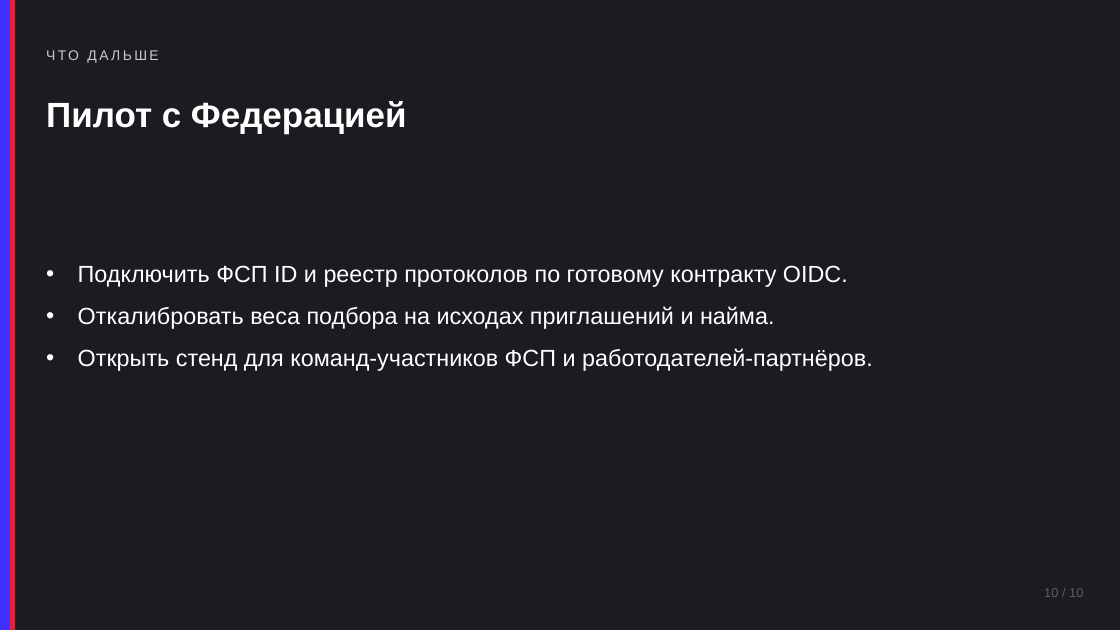
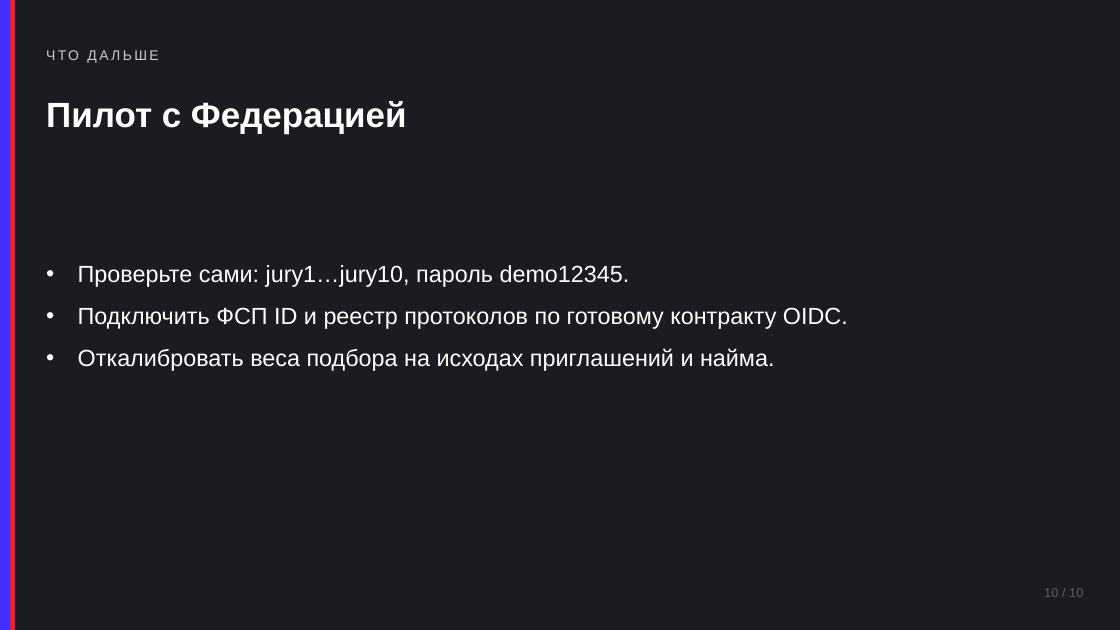
Before and after one commit to KonkovDV/fsp-talent, a slide deck: slide 10 of docs/pitch.pptx. Drawn at 1120x630 pixels with LibreOffice and Linux fonts; fonts in the diff are those of the drawing. Boxes give left, top, right and bottom in pixels: in the first picture for what was removed or moved away, otherwise in the second. Text is boxed around its words. In the diff, an @@ line names an element or a change of style, - is before the commit and + after.

```diff
--- a/docs/pitch.pptx
+++ b/docs/pitch.pptx
@@ text at box(78, 265, 630, 287): paragraph added @@
+• Проверьте сами: jury1…jury10, пароль demo12345.
@@ text at box(78, 348, 873, 371): paragraph removed @@
-• Открыть стенд для команд-участников ФСП и работодателей-партнёров.
```
Also in this commit, not shown: 3 other slides changed, 3 other files.
